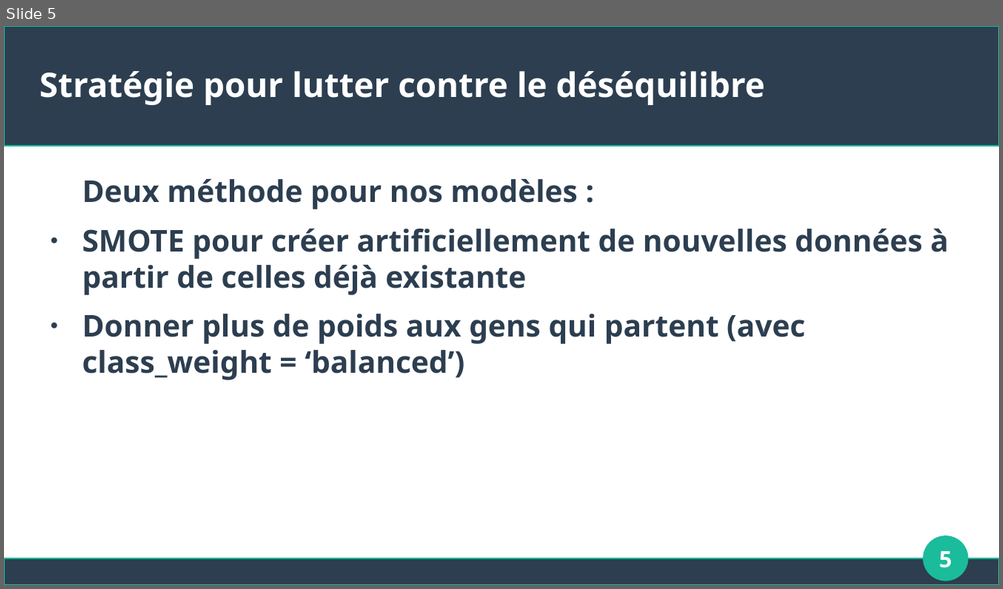
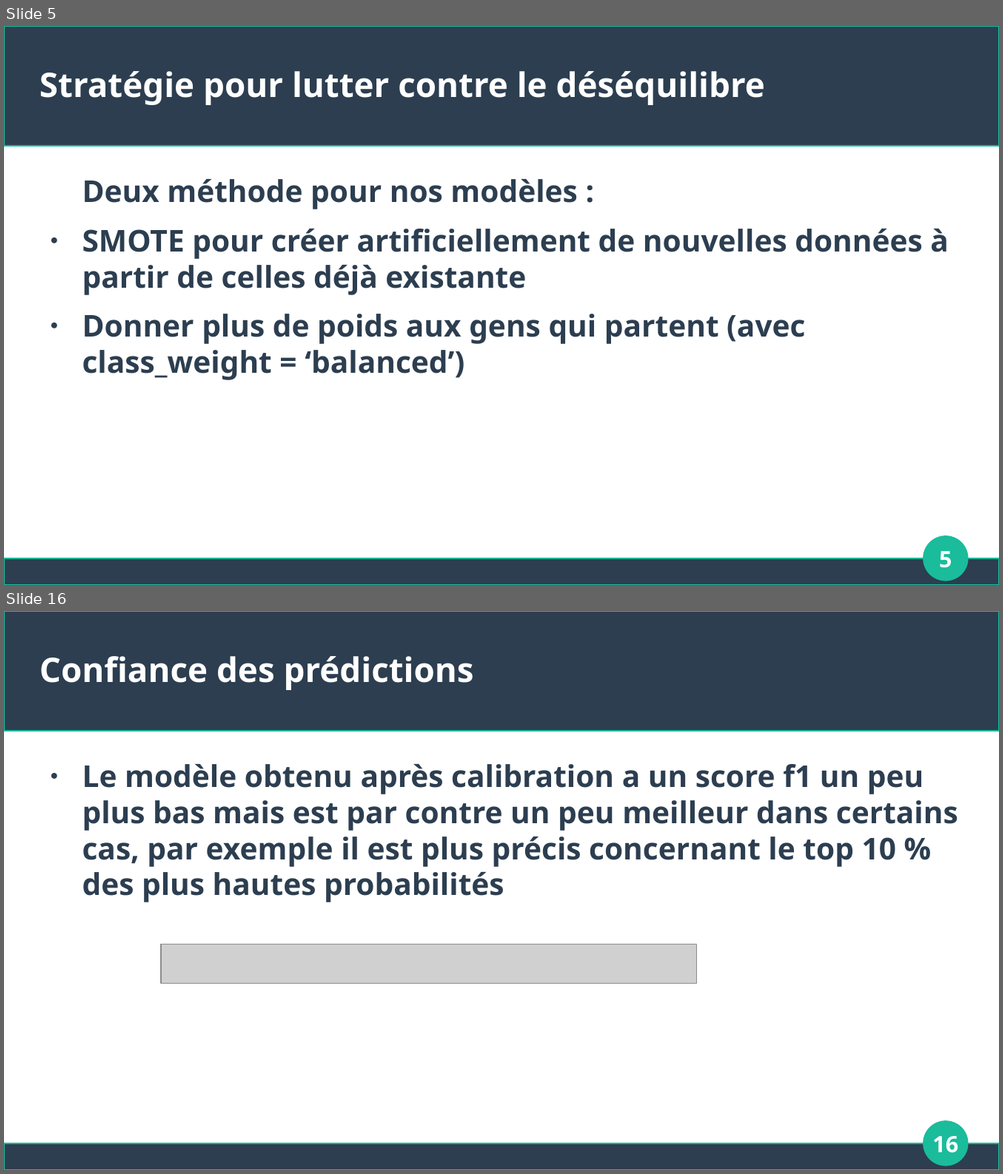
Before and after one commit to Apinsun/Projet4, a slide deck: presentation.odp. Shown one above the other, each under a label of ours: slide 5 before the commit, slides 5 and 16 after it; the slides between them are not shown. The pictures are 1003x589 and 1003x1174 pixels, drawn with LibreOffice and Linux fonts; fonts in the diff are those of the drawing; grey boxes stand for pictures. Boxes give left, top, right and bottom in pixels: in the first picture for what was removed or moved away, otherwise in the second. Text is boxed around its words. In the diff, an @@ line names an element or a change of style, - is before the commit and + after.

```diff
--- a/presentation.odp
+++ b/presentation.odp
@@ slide 16 added at [4,611,999,1170], background #FFFFFF; not listed: 3 template elements that a slide beside it also shows @@
@@ title added at [40,656,474,690], 27 pt, text #FFFFFF, bold @@
+Confiance des prédictions
@@ text added at [82,764,958,903], 24 pt, text #2C3E50, bold @@
+● Le modèle obtenu après calibration a un score f1 un peu plus bas mais est par contre un peu meilleur dans certains cas, par exemple il est plus précis concernant le top 10 % des plus hautes probabilités
@@ picture added at [161,945,697,985] @@
@@ page number added at [932,1136,958,1153], 18 pt, text #FFFFFF, bold @@
+16
```
Also in this commit, not shown: 2 slides changed, 12 other slides added, 1 slide removed, 1 other file.
